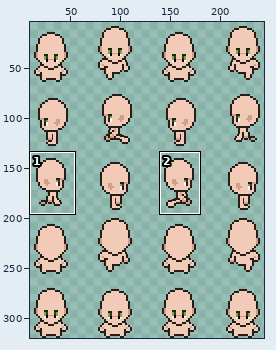
One commit to this sprite sheet: public/assets/sp15.png. The first picture is a wide view before the edit; the outline marks the close-up.
Close-up. The starting point:
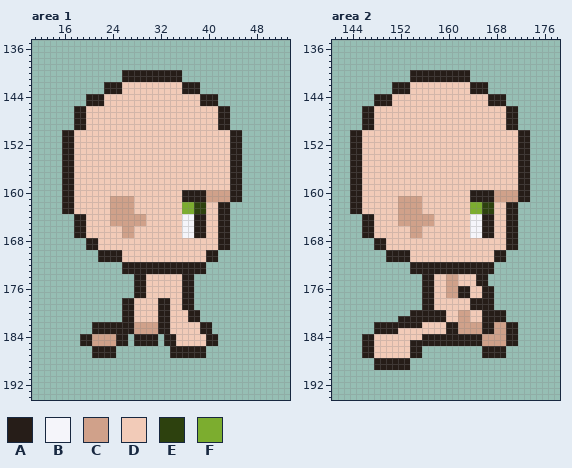
The file is 256x320 pixels. Shown: area 1: x 11..53, y 135..194; area 2: x 141..178, y 135..194. The wide view leaves out empty margins. The commit also changed other parts of the picture, which this record leaves out.
Palette (. is transparent): A #261d18  B #f5f5fa  C #d0a18a  D #f2cbb8  E #2d410e  F #7cad2f
Once edited:
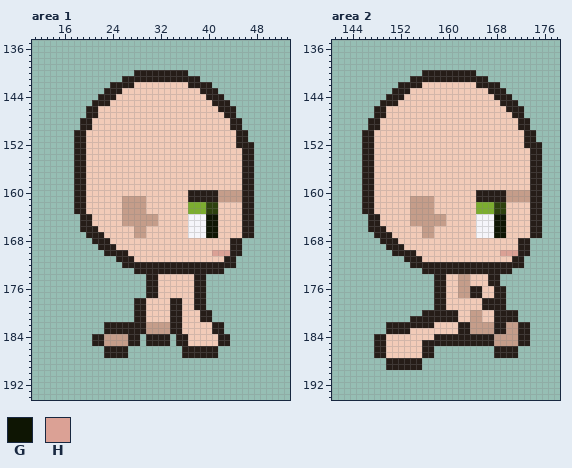
Colours new in this view: G #0e1503  H #dba195
Changes in this commit:
colour C: #d0a18a -> #c59d8a
Changed rows in their new state; - is a pixel that keeps its letter.
Area 1:
first column x 16:
140 ----------..--------A-----------
141 --------------------AAA---------
142 -------.--AA--------D--AA-------
143 --------------------DDDAAA------
144 ----..-AA--------------D--A-----
145 ----.--A---------------DD-AA----
146 --..AA----------------------A---
147 --..AA--------------------D-A---
148 --.-A---------------------DDAA--
149 --.-A---------------------DDAA--
150 ..AA------------------------D-A-
151 ..AA------------------------D-A-
152 ..AA------------------------D-AA
153 ..AA------------------------DDAA
154 ..AA------------------------DDAA
155 ..AA------------------------DDAA
156 ..AA------------------------DDAA
157 ..AA------------------------DDAA
158 ..AA------------------------DDAA
159 ..AA------------------------DDAA
160 ..AA----------------D---AA--CCAA
161 ..AA----DD--CC------D---AA--CCAA
162 ..AA----DD--CC------D-FFEEDDDDAA
163 ..AA----DD--CC------D-FFEEDDDDAA
164 --.-A---DD----CC----D-BBGGDDDDAA
165 --.-A---DD----CC----D-BBGGDDDDAA
166 --.-AA----DDCC------D-BBGGDDDDAA
167 --..AAA---DDCC------D-BBGGDDDDAA
168 ----.-AA------------------DDAA--
169 ----..AAA-----------------DDAA--
170 ------.---A-------------DHHHAA--
171 ------...-AA------------DDDAA---
172 ------------------------AAAAA---
173 ----------..------------AAA-----
174 ------------..AA----DDAA--------
175 ------------..AA----DDAA--------
176 ------------..AA----DDAA--------
177 ------------..AA----DDAA--------
178 ----------..AA--DDAADDAA--------
179 ----------..AA--DDAADDAA--------
180 ----------..AA--DDAA-DDAA-------
181 ----------..AA--DDAA-DDAA-------
182 -----..-----AA--CCAA---DDAA-----
183 -----..-----AA--CCAA---DDAA-----
184 ---..AA--CCA-.--A-.AA---DDAA----
185 ---..AA--CCA-.--A-.AA---DDAA----
186 -----..--AA-------..----AA------
187 -----..--AA-------..----AA------
Area 2:
first column x 144:
140 ----------..--------A-----------
141 --------------------AAA---------
142 -------.--AA--------D--AA-------
143 --------------------DDDAAA------
144 ----..-AA--------------D--A-----
145 ----.--A---------------DD-AA----
146 --..AA----------------------A---
147 --..AA--------------------D-A---
148 --.-A---------------------DDAA--
149 --.-A---------------------DDAA--
150 ..AA------------------------D-A-
151 ..AA------------------------D-A-
152 ..AA------------------------D-AA
153 ..AA------------------------DDAA
154 ..AA------------------------DDAA
155 ..AA------------------------DDAA
156 ..AA------------------------DDAA
157 ..AA------------------------DDAA
158 ..AA------------------------DDAA
159 ..AA------------------------DDAA
160 ..AA----------------D---AA--CCAA
161 ..AA----DD--CC------D---AA--CCAA
162 ..AA----DD--CC------D-FFEEDDDDAA
163 ..AA----DD--CC------D-FFEEDDDDAA
164 --.-A---DD----CC----D-BBGGDDDDAA
165 --.-A---DD----CC----D-BBGGDDDDAA
166 --.-AA----DDCC------D-BBGGDDDDAA
167 --..AAA---DDCC------D-BBGGDDDDAA
168 ----.-AA------------------DDAA--
169 ----..AAA-----------------DDAA--
170 ------.---A-------------DHHHAA--
171 ------...-AA------------DDDAA---
172 ------------------------AAAAA---
173 ----------..------------AAA-----
174 ------------..AADDCC-DDAA-------
175 ------------..AADDCC-DDAA-------
176 ------------..AADDCCAADDAA------
177 ------------..AADDCCAADDAA------
178 ------------..AA----DD--AA------
179 ------------..AA----DD--AA------
180 ----------..----AADDCCDD--AA----
181 --------..------AADDCCDD--AA----
182 ----..------AA--DDAA--CCAACCAA--
183 ----..--AA------DDAA--CCAACCAA--
184 --..AA------DD--------AA--CCAA--
185 --..AA----DD----------AA--CCAA--
186 --..AA----DDAA--------..--AA----
187 --..AA----DDAA--------..--AA----
188 ----..----AA--------------------
189 ----..----AA--------------------
Where, in picture pixels (left, top, right, bottom), the same in both close-ups:
changed: (62, 70, 254, 358)
changed: (350, 70, 542, 370)
